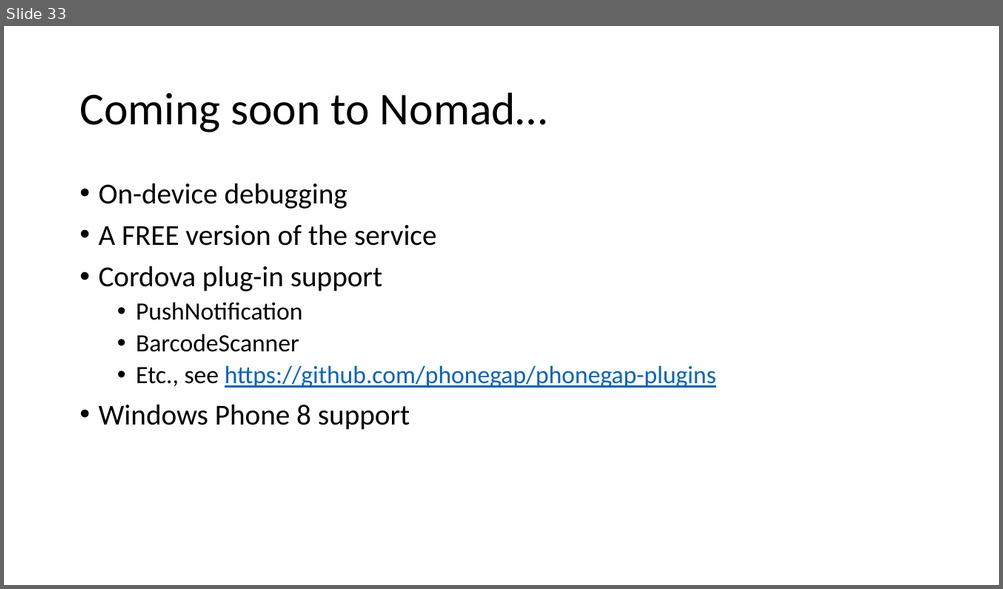
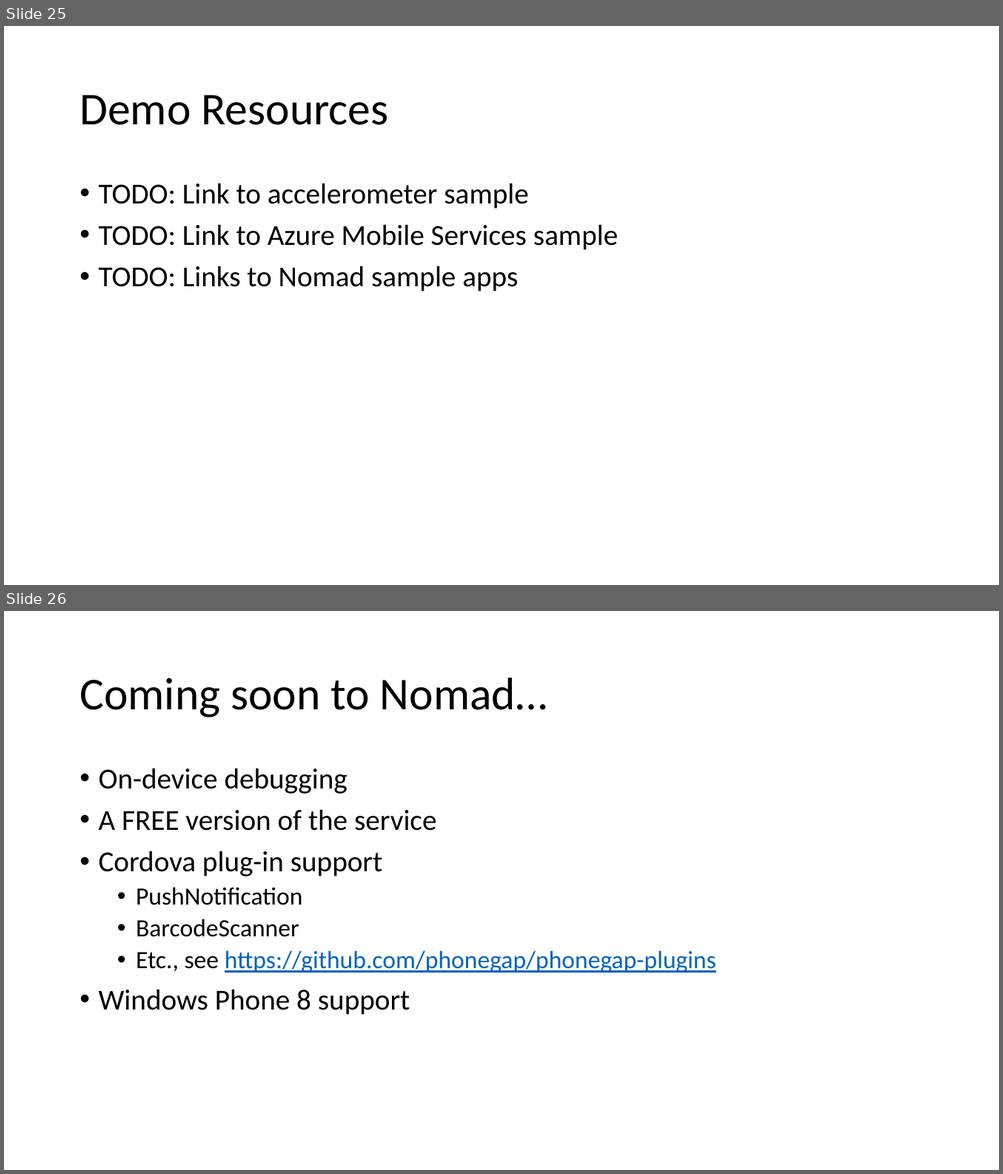
Before and after one commit to bartread/rg-demos, a slide deck: Talks/Cross-Platform Mobile Development in Visual Studio.pptx. Shown one above the other, each under a label of ours: slide 33 before the commit, slides 25 and 26 after it. The pictures are 1003x589 and 1003x1174 pixels, drawn with LibreOffice and Linux fonts; fonts in the diff are those of the drawing. Boxes give left, top, right and bottom in pixels: in the first picture for what was removed or moved away, otherwise in the second. Text is boxed around its words. In the diff, an @@ line names an element or a change of style, - is before the commit and + after.

```diff
--- a/Talks/Cross-Platform Mobile Development in Visual Studio.pptx
+++ b/Talks/Cross-Platform Mobile Development in Visual Studio.pptx
@@ slide 25 added at (4,26,999,585), background #FFFFFF @@
@@ title added at (79,95,388,125), 44 pt, text #000000 @@
+Demo Resources
@@ text added at (99,183,617,292), 28 pt, text #000000 @@
+• TODO: Link to accelerometer sample
+• TODO: Link to Azure Mobile Services sample
+• TODO: Links to Nomad sample apps
@@ what was slide 33 is now slide 26 @@
```
Also in this commit, not shown: 8 slides removed.
